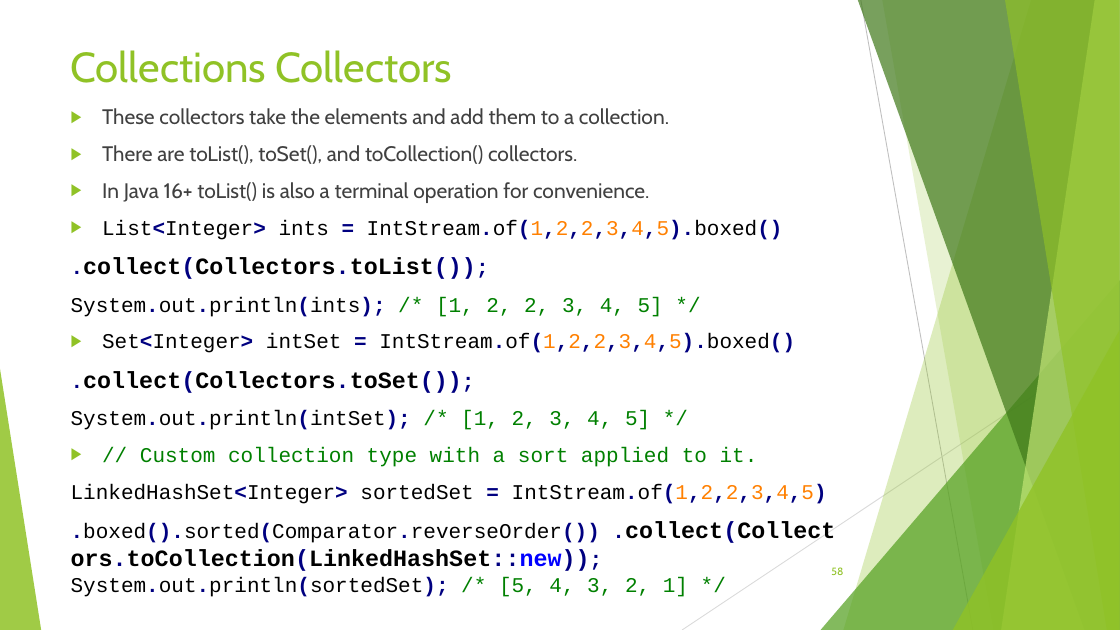
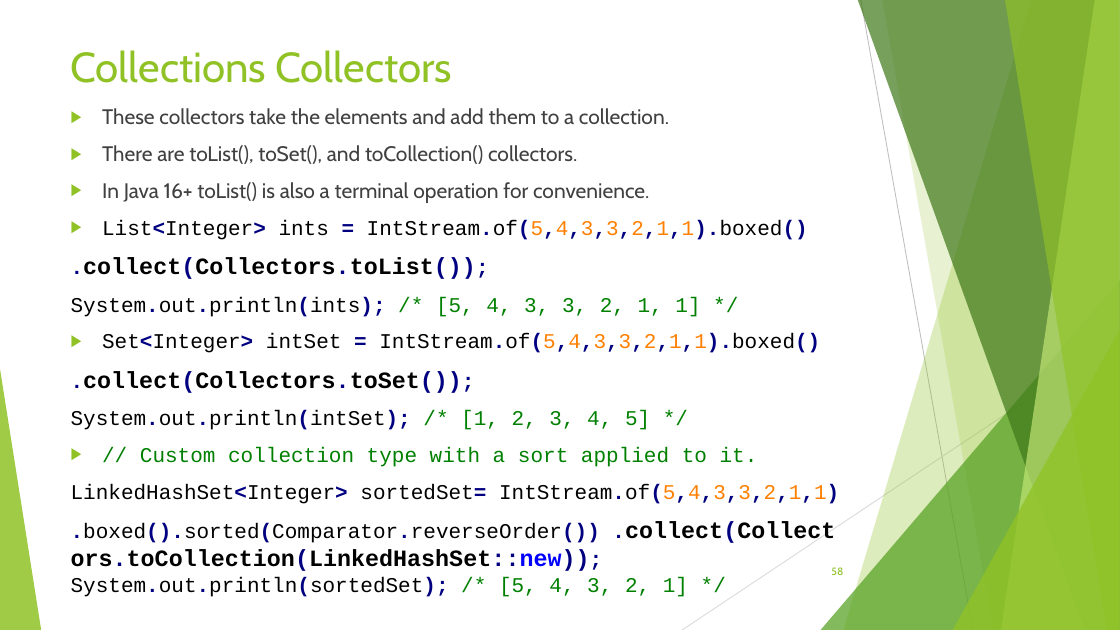
Before and after one commit to RichardRoda/2017-CodePaLOUsa-Lambda, a slide deck: slide 58 of Learning to Love the Lambda in the Stream.pptx. Drawn at 1120x630 pixels with LibreOffice and Linux fonts; fonts in the diff are those of the drawing. Boxes give left, top, right and bottom in pixels: in the first picture for what was removed or moved away, otherwise in the second. Text is boxed around its words. In the diff, an @@ line names an element or a change of style, - is before the commit and + after.

```diff
--- a/Learning to Love the Lambda in the Stream.pptx
+++ b/Learning to Love the Lambda in the Stream.pptx
@@ text at (102, 220, 808, 240): text changed @@
-▶ List<Integer> ints = IntStream.of(1,2,2,3,4,5).boxed()
+▶ List<Integer> ints = IntStream.of(5,4,3,3,2,1,1).boxed()
@@ text at (71, 297, 820, 353): text changed @@
-System.out.println(ints); /* [1, 2, 2, 3, 4, 5] */
-▶ Set<Integer> intSet = IntStream.of(1,2,2,3,4,5).boxed()
+System.out.println(ints); /* [5, 4, 3, 3, 2, 1, 1] */
+▶ Set<Integer> intSet = IntStream.of(5,4,3,3,2,1,1).boxed()
@@ text at (71, 484, 839, 504): text changed @@
-LinkedHashSet<Integer> sortedSet = IntStream.of(1,2,2,3,4,5)
+LinkedHashSet<Integer> sortedSet= IntStream.of(5,4,3,3,2,1,1)
```
Also in this commit, not shown: 13 other slides changed, 1 other file.
